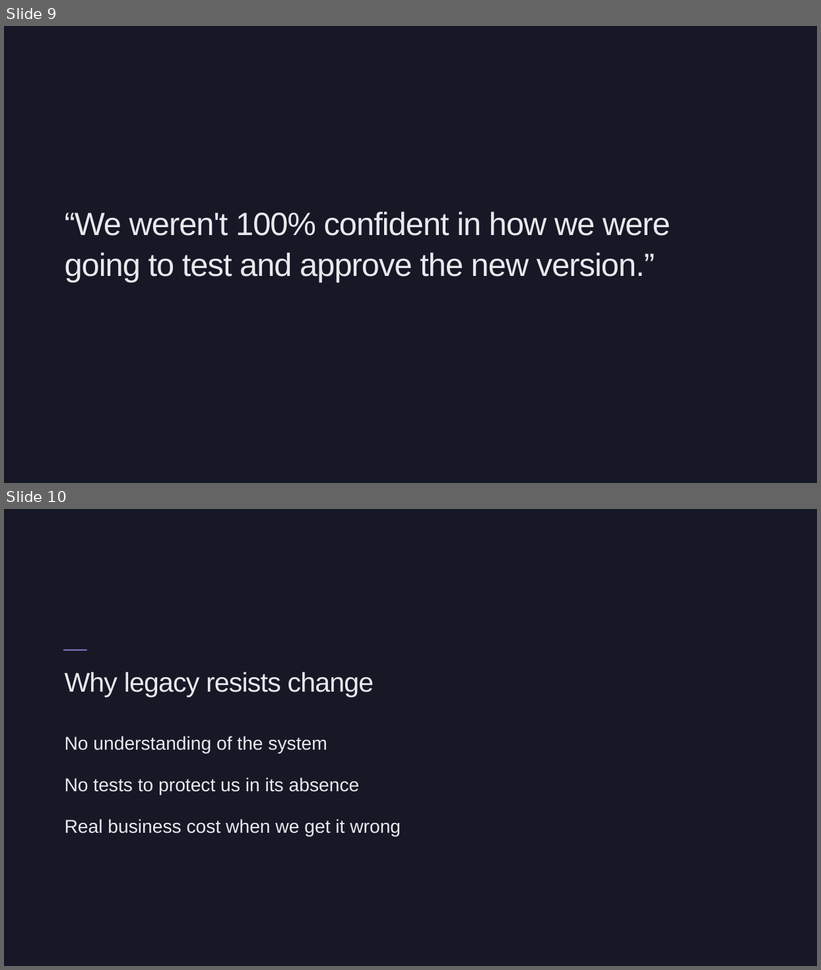
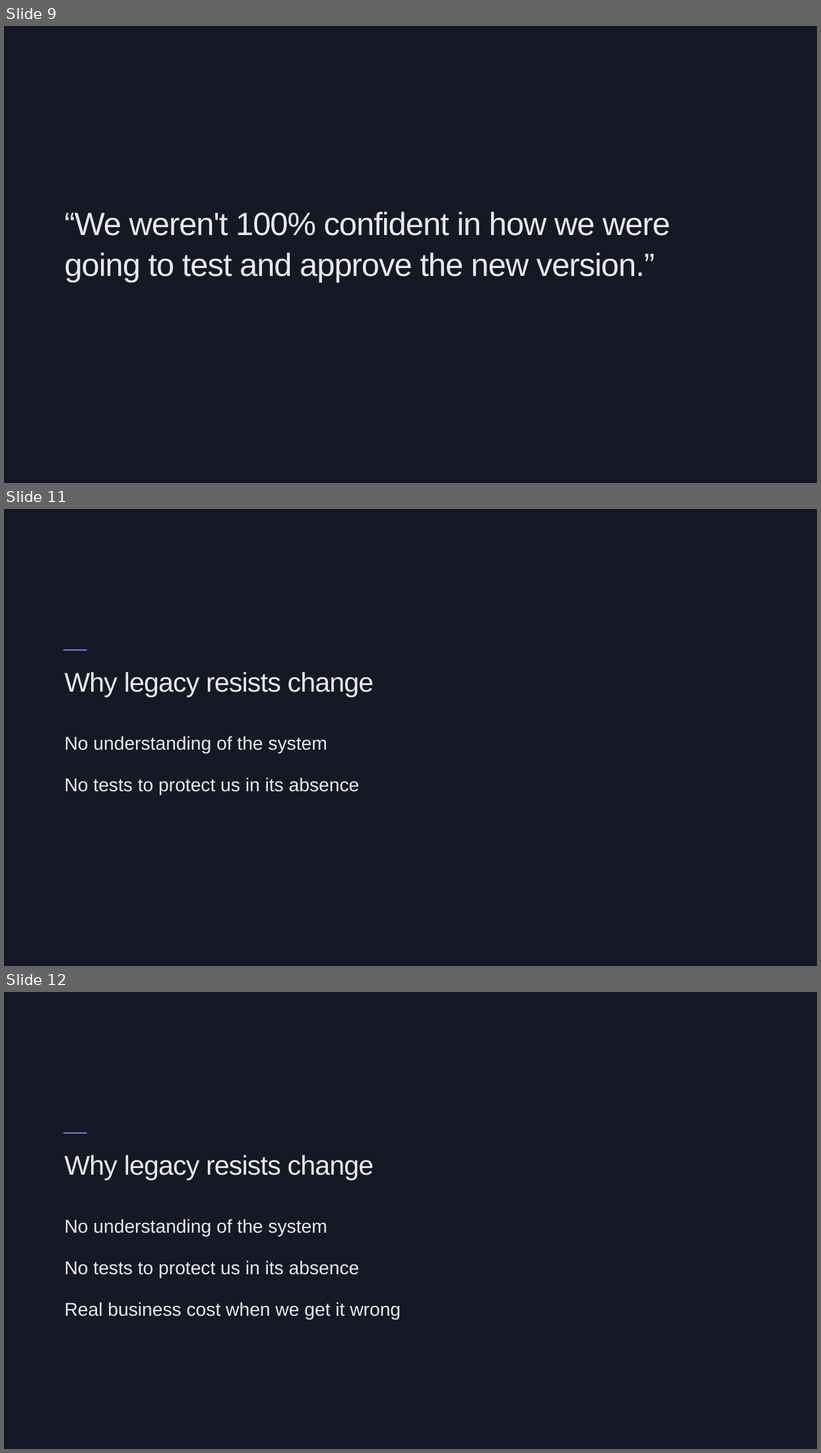
Before and after one commit to Bradleywboggs/ai-assisted-legacy-refactors-kcdc-2026, a slide deck: AI_Assisted_Legacy_Refactors.pptx. Shown one above the other, each under a label of ours: slides 9 and 10 before the commit, slides 9, 11 and 12 after it; the slides between them are not shown. The pictures are 821x970 and 821x1453 pixels, drawn with LibreOffice and Linux fonts; fonts in the diff are those of the drawing. Boxes give left, top, right and bottom in pixels: in the first picture for what was removed or moved away, otherwise in the second. Text is boxed around its words. In the diff, an @@ line names an element or a change of style, - is before the commit and + after.

```diff
--- a/AI_Assisted_Legacy_Refactors.pptx
+++ b/AI_Assisted_Legacy_Refactors.pptx
@@ slide 11 added at (x1=4, y1=509, x2=817, y2=966), background #161826 @@
@@ rectangle added at (x1=63, y1=650, x2=87, y2=650), fill #9184D9 @@
@@ text added at (x1=65, y1=672, x2=374, y2=697), 48 pt, text #E9E9ED @@
+Why legacy resists change
@@ text added at (x1=65, y1=736, x2=327, y2=754), 33 pt, text #E9E9ED @@
+No understanding of the system
@@ text added at (x1=65, y1=778, x2=360, y2=795), 33 pt, text #E9E9ED @@
+No tests to protect us in its absence
@@ what was slide 10 is now slide 12 @@
```
Also in this commit, not shown: 2 slides changed, 1 other slide added, 3 slides removed.
